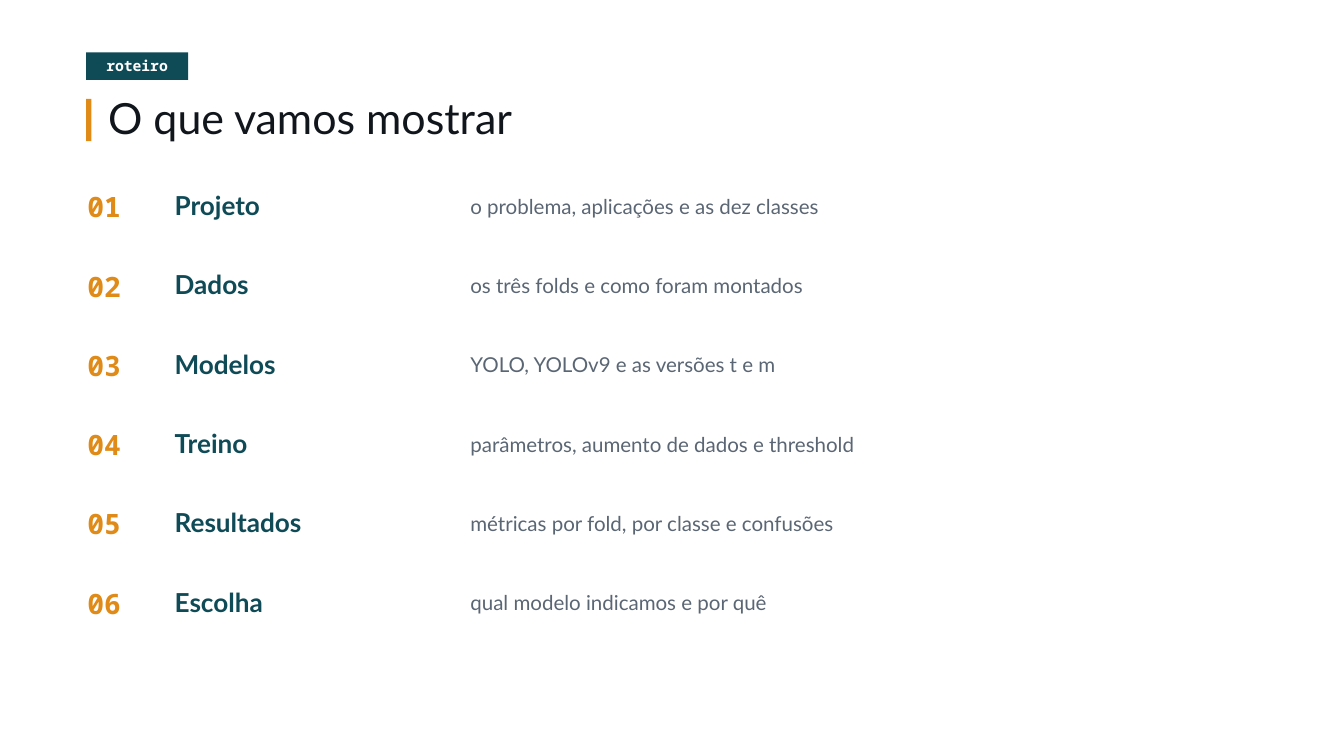
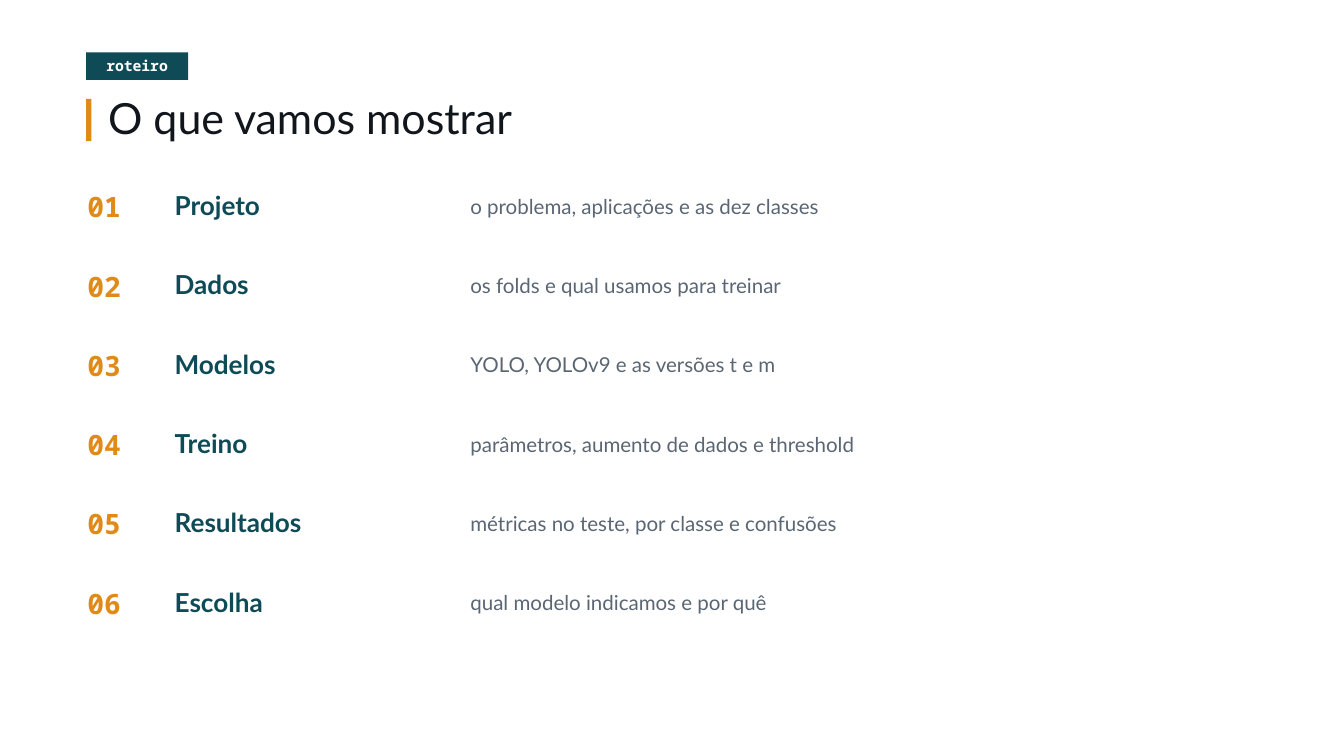
Before and after one commit to enzozon/yolov9-cozinha, a slide deck: slide 2 of slides/Cozinha_yolov9.pptx. Drawn at 1344x756 pixels with LibreOffice and Linux fonts; fonts in the diff are those of the drawing. Boxes give left, top, right and bottom in pixels: in the first picture for what was removed or moved away, otherwise in the second. Text is boxed around its words. In the diff, an @@ line names an element or a change of style, - is before the commit and + after.

Commit message:
docs: slides ajustados para treino só no FOLD1

```diff
--- a/slides/Cozinha_yolov9.pptx
+++ b/slides/Cozinha_yolov9.pptx
@@ text at <box>470,278,781,297</box>: text changed @@
-os três folds e como foram montados
+os folds e qual usamos para treinar
@@ text at <box>470,516,836,535</box>: text changed @@
-métricas por fold, por classe e confusões
+métricas no teste, por classe e confusões
```
Also in this commit, not shown: 5 other slides changed, 1 other file.
